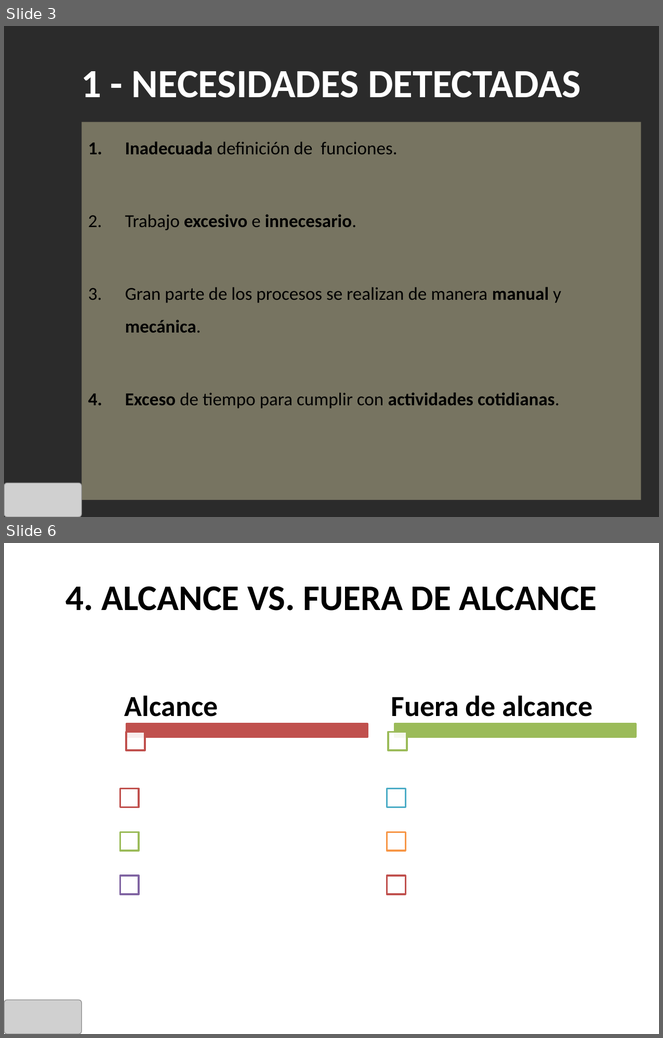
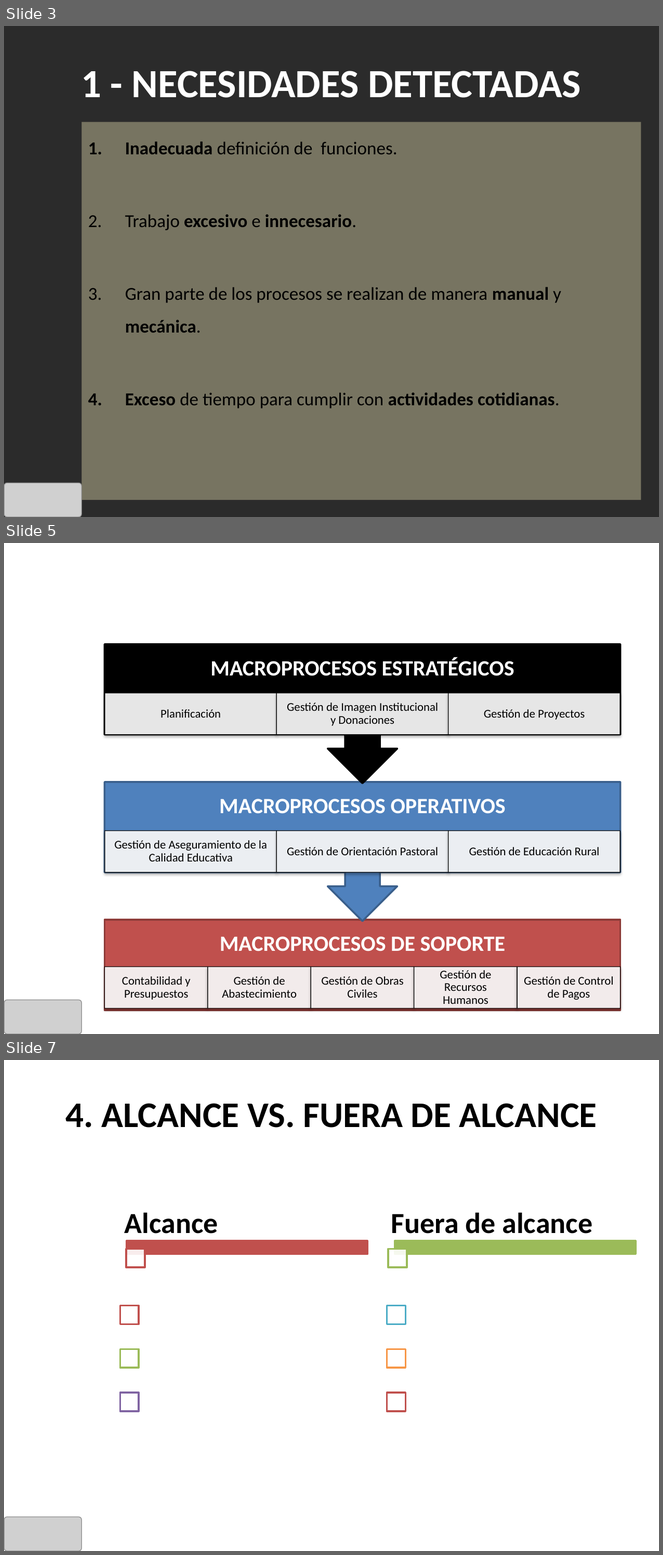
Before and after one commit to cms/proyecto-fya, a slide deck: Presentación Sem 7 - 2011.2/Presentación Final v1.0.pptx. Shown one above the other, each under a label of ours: slides 3 and 6 before the commit, slides 3, 5 and 7 after it; the slides between them are not shown. The pictures are 663x1038 and 663x1555 pixels, drawn with LibreOffice and Linux fonts; fonts in the diff are those of the drawing; grey boxes stand for pictures; background and template pictures are left out; a plain dark background stands for a picture behind light text. Boxes give left, top, right and bottom in pixels: in the first picture for what was removed or moved away, otherwise in the second. Text is boxed around its words. In the diff, an @@ line names an element or a change of style, - is before the commit and + after.

```diff
--- a/Presentación Sem 7 - 2011.2/Presentación Final v1.0.pptx
+++ b/Presentación Sem 7 - 2011.2/Presentación Final v1.0.pptx
@@ slide 5 added at [4,543,659,1034], background picture (left out) @@
@@ title added at [51,563,641,629], 44 pt, text #FFFFFF, bold @@
+2 - IDENTIFICACIÓN DEL PROCESO
@@ group added at [105,644,621,1010]: 14 texts, 12 rectangles, 2 up arrow callouts @@
+MACROPROCESOS DE SOPORTE
+Contabilidad y Presupuestos
+Gestión de Abastecimiento
+Gestión de Obras Civiles
+Gestión de Recursos Humanos
+Gestión de Control de Pagos
+MACROPROCESOS OPERATIVOS
+Gestión de Aseguramiento de la Calidad Educativa
+Gestión de Orientación Pastoral
+Gestión de Educación Rural
+MACROPROCESOS ESTRATÉGICOS
+Planificación
+Gestión de Imagen Institucional y Donaciones
+Gestión de Proyectos
@@ picture added at [4,1000,81,1034] @@
@@ what was slide 6 is now slide 7 @@
```
Also in this commit, not shown: 3 slides changed, 2 slides removed.
